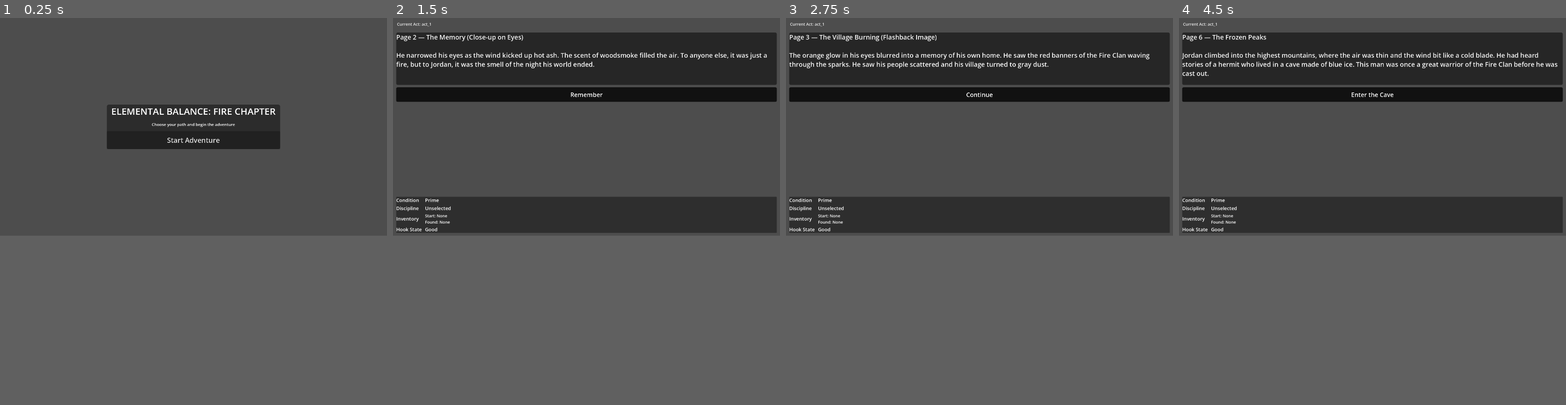
Above: before the commit, frames 1-4 (left to right).
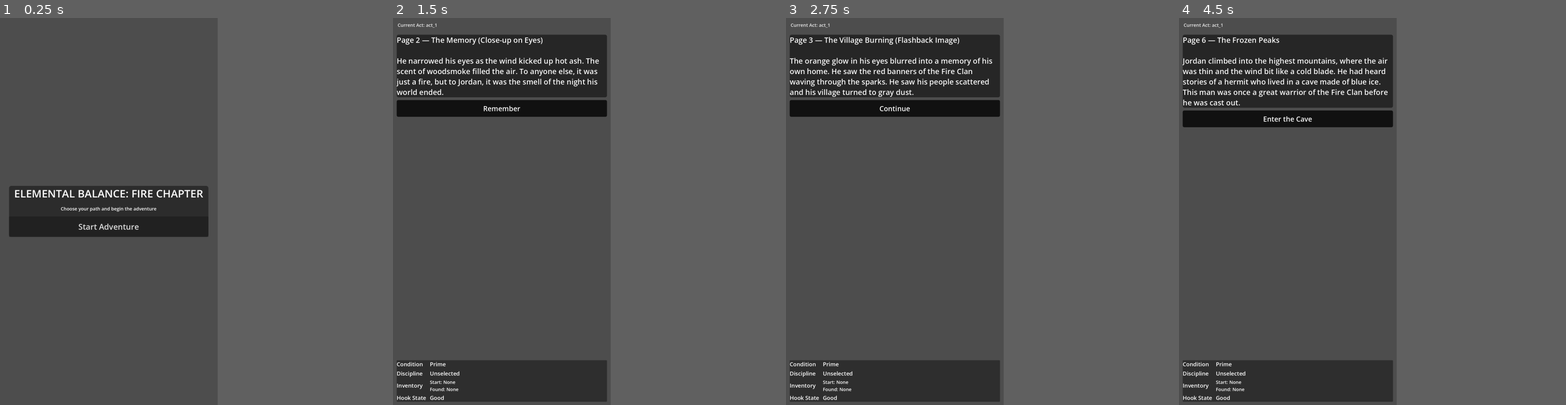
Above: after the commit, the same moments.

Repository: GamerJoe85/Jordan-Ninja-Choose-Your-Own-Adventure
Game: Godot game, scene res://scenes/TitleMenu.tscn
Same seed, same stepped clock (60 frames per second), same inputs: the game is played once before the commit and once after it.
Inputs:
- Up to frame 1 (0.25 s): no input
- Up to frame 2 (1.5 s): click "Start Adventure" at 0.5 s; click "Continue" at 1.25 s
- Up to frame 3 (2.75 s): click "Remember" at 2 s
- Up to frame 4 (4.5 s): click "Continue" at 2.75 s; click "The Vow" at 3.5 s; click "Seek the Exile" at 4.25 s
In our replay, the window is 800x450 before the commit and 450x800 after it. These sizes can differ from the game's own. Grey fills any space a smaller window leaves; there, only what the larger window draws over its background counts as a difference.

The runs differ from the first frame. In frame 1, 12% of the frame differs, in the area x 2-73%, y 22-57%; in frame 2, 27%; in frame 3, 28%; in frame 4, 28%, in the area x 0-100%, y 1-100%.

Commit message:
Restore portrait display and adjust cliffside shockwave routing

Diff:
--- a/data/story_pages.json
+++ b/data/story_pages.json
@@ -731,9 +731,7 @@
         },
         {
           "label": "Climb carefully by hand",
-          "effects": {
-            "change_health": -1
-          },
+          "effects": {},
           "next_page_id": "act2_p19a_walk"
         }
       ]
@@ -1467,15 +1465,12 @@
       "page_id": "act4_p31c_crow",
       "act_id": "act_4",
       "image_path": "res://assets/images/act4_p31c_crow.png",
-      "story_text": "Page 31C \u2014 Ambush in the Crow Tunnel\n\nTwo Fire Clan scouts dropped from above and attacked at once. Jordan fought through the 2v1 ambush, took a hard hit, and forced his way forward to the bridge.",
-      "choices": [
-        {
-          "label": "Continue",
-          "effects": {
-            "change_health": -1,
-            "notice_message": "Two scouts ambushed you in a 2v1 fight. You won, but lost health."
-          },
-          "next_page_id": "act4_p32_bridge"
+      "story_text": "Page 31C \u2014 The Forgotten Passage\n\nJordan found the crow-marked seam in the cliff and pressed through into a forgotten passage. The corridor was unnaturally still\u2014an uneasy calm that felt almost peaceful compared with the battle outside. He moved through without resistance and reached the hidden cavern approach.",
+      "choices": [
+        {
+          "label": "Continue",
+          "effects": {},
+          "next_page_id": "act4_p36_cavern"
         }
       ]
     },
@@ -1671,20 +1666,10 @@
         {
           "label": "Continue",
           "requirements": {
-            "flag_true": "cross_swing",
-            "hook_state_is": "Good"
-          },
-          "effects": {},
-          "next_page_id": "act4_p35a_swing_hold"
-        },
-        {
-          "label": "Continue",
-          "requirements": {
-            "flag_true": "cross_swing",
-            "hook_state_is": "Damaged"
-          },
-          "effects": {},
-          "next_page_id": "act4_p35b_swing_snap"
+            "flag_true": "cross_swing"
+          },
+          "effects": {},
+          "next_page_id": "act4_p35_quake"
         },
         {
           "label": "Continue",
@@ -1740,12 +1725,11 @@
       "page_id": "act4_p35_quake",
       "act_id": "act_4",
       "image_path": "res://assets/images/act4_p35_quake.png",
-      "story_text": "Page 35 \u2014 The Great Quake\n\nThe mountain exploded with a violent shockwave, and Jordan reacted on instinct.",
-      "choices": [
-        {
-          "label": "Continue",
-          "requirements": {
-            "flag_true": "cross_swing",
+      "story_text": "Page 35 \u2014 The Great Quake\n\nJordan was mid-swing above the lava when the shockwave from the sanctum slammed him into a jagged rock wall.",
+      "choices": [
+        {
+          "label": "Continue",
+          "requirements": {
             "hook_state_is": "Damaged"
           },
           "effects": {},
@@ -1754,60 +1738,24 @@
         {
           "label": "Continue",
           "requirements": {
-            "flag_true": "cross_swing",
             "hook_state_is": "Good"
           },
           "effects": {},
           "next_page_id": "act4_p35a_swing_hold"
-        },
-        {
-          "label": "Continue",
-          "requirements": {
-            "flag_true": "cross_ledge_secure"
-          },
-          "effects": {},
-          "next_page_id": "act4_p35c_ledge_reflex"
-        },
-        {
-          "label": "Continue",
-          "requirements": {
-            "flag_true": "cross_ledge",
-            "flag_false": "cross_ledge_secure"
-          },
-          "effects": {
-            "change_health": -1,
-            "notice_message": "You fell into open rock during the ledge collapse and lost health."
-          },
-          "next_page_id": "act4_p35d_ledge_recover"
         }
       ],
       "story_text_variants": [
         {
           "requirements": {
-            "flag_true": "cross_swing",
             "hook_state_is": "Damaged"
           },
-          "text": "Page 35 \u2014 Rope Snap\n\nJordan was on the rope when the blast hit. The damaged line snapped and he dropped into the lava below."
-        },
-        {
-          "requirements": {
-            "flag_true": "cross_swing",
+          "text": "Page 35 \u2014 The Great Quake\n\nThe impact tore through Jordan's damaged line. The rope snapped over open lava."
+        },
+        {
+          "requirements": {
             "hook_state_is": "Good"
           },
-          "text": "Page 35 \u2014 Rope Hold\n\nJordan was on the rope when the blast hit. He held firm, slammed onto solid ground, and stayed alive."
-        },
-        {
-          "requirements": {
-            "flag_true": "cross_ledge_secure"
-          },
-          "text": "Page 35 \u2014 Hidden Chute\n\nAs the ledge collapsed, Jordan controlled the fall and dropped into a hidden chute."
-        },
-        {
-          "requirements": {
-            "flag_true": "cross_ledge",
-            "flag_false": "cross_ledge_secure"
-          },
-          "text": "Page 35 \u2014 Hard Landing\n\nThe ledge collapsed under Jordan. Without enough control, he crashed into open rock below."
+          "text": "Page 35 \u2014 The Great Quake\n\nThe impact rattled Jordan, but his rope held. He kicked off the rock and completed the swing."
         }
       ]
     },
--- a/project.godot
+++ b/project.godot
@@ -10,10 +10,10 @@
 GameState="*res://scripts/singletons/game_state.gd"
 
 [display]
-window/size/viewport_width=1920
-window/size/viewport_height=1080
+window/size/viewport_width=1080
+window/size/viewport_height=1920
 window/stretch/mode="viewport"
 window/stretch/aspect="keep"
-window/stretch/scale=1.0
+window/stretch/scale=1.15
 window/dpi/allow_hidpi=true
-window/handheld/orientation="landscape"
+window/handheld/orientation="sensor"
--- a/update_bundle/data/story_pages.json
+++ b/update_bundle/data/story_pages.json
@@ -731,9 +731,7 @@
         },
         {
           "label": "Climb carefully by hand",
-          "effects": {
-            "change_health": -1
-          },
+          "effects": {},
           "next_page_id": "act2_p19a_walk"
         }
       ]
@@ -1467,15 +1465,12 @@
       "page_id": "act4_p31c_crow",
       "act_id": "act_4",
       "image_path": "res://assets/images/act4_p31c_crow.png",
-      "story_text": "Page 31C \u2014 Ambush in the Crow Tunnel\n\nTwo Fire Clan scouts dropped from above and attacked at once. Jordan fought through the 2v1 ambush, took a hard hit, and forced his way forward to the bridge.",
-      "choices": [
-        {
-          "label": "Continue",
-          "effects": {
-            "change_health": -1,
-            "notice_message": "Two scouts ambushed you in a 2v1 fight. You won, but lost health."
-          },
-          "next_page_id": "act4_p32_bridge"
+      "story_text": "Page 31C \u2014 The Forgotten Passage\n\nJordan found the crow-marked seam in the cliff and pressed through into a forgotten passage. The corridor was unnaturally still\u2014an uneasy calm that felt almost peaceful compared with the battle outside. He moved through without resistance and reached the hidden cavern approach.",
+      "choices": [
+        {
+          "label": "Continue",
+          "effects": {},
+          "next_page_id": "act4_p36_cavern"
         }
       ]
     },
@@ -1671,20 +1666,10 @@
         {
           "label": "Continue",
           "requirements": {
-            "flag_true": "cross_swing",
-            "hook_state_is": "Good"
-          },
-          "effects": {},
-          "next_page_id": "act4_p35a_swing_hold"
-        },
-        {
-          "label": "Continue",
-          "requirements": {
-            "flag_true": "cross_swing",
-            "hook_state_is": "Damaged"
-          },
-          "effects": {},
-          "next_page_id": "act4_p35b_swing_snap"
+            "flag_true": "cross_swing"
+          },
+          "effects": {},
+          "next_page_id": "act4_p35_quake"
         },
         {
           "label": "Continue",
@@ -1740,12 +1725,11 @@
       "page_id": "act4_p35_quake",
       "act_id": "act_4",
       "image_path": "res://assets/images/act4_p35_quake.png",
-      "story_text": "Page 35 \u2014 The Great Quake\n\nThe mountain exploded with a violent shockwave, and Jordan reacted on instinct.",
-      "choices": [
-        {
-          "label": "Continue",
-          "requirements": {
-            "flag_true": "cross_swing",
+      "story_text": "Page 35 \u2014 The Great Quake\n\nJordan was mid-swing above the lava when the shockwave from the sanctum slammed him into a jagged rock wall.",
+      "choices": [
+        {
+          "label": "Continue",
+          "requirements": {
             "hook_state_is": "Damaged"
           },
           "effects": {},
@@ -1754,60 +1738,24 @@
         {
           "label": "Continue",
           "requirements": {
-            "flag_true": "cross_swing",
             "hook_state_is": "Good"
           },
           "effects": {},
           "next_page_id": "act4_p35a_swing_hold"
-        },
-        {
-          "label": "Continue",
-          "requirements": {
-            "flag_true": "cross_ledge_secure"
-          },
-          "effects": {},
-          "next_page_id": "act4_p35c_ledge_reflex"
-        },
-        {
-          "label": "Continue",
-          "requirements": {
-            "flag_true": "cross_ledge",
-            "flag_false": "cross_ledge_secure"
-          },
-          "effects": {
-            "change_health": -1,
-            "notice_message": "You fell into open rock during the ledge collapse and lost health."
-          },
-          "next_page_id": "act4_p35d_ledge_recover"
         }
       ],
       "story_text_variants": [
         {
           "requirements": {
-            "flag_true": "cross_swing",
             "hook_state_is": "Damaged"
           },
-          "text": "Page 35 \u2014 Rope Snap\n\nJordan was on the rope when the blast hit. The damaged line snapped and he dropped into the lava below."
-        },
-        {
-          "requirements": {
-            "flag_true": "cross_swing",
+          "text": "Page 35 \u2014 The Great Quake\n\nThe impact tore through Jordan's damaged line. The rope snapped over open lava."
+        },
+        {
+          "requirements": {
             "hook_state_is": "Good"
           },
-          "text": "Page 35 \u2014 Rope Hold\n\nJordan was on the rope when the blast hit. He held firm, slammed onto solid ground, and stayed alive."
-        },
-        {
-          "requirements": {
-            "flag_true": "cross_ledge_secure"
-          },
-          "text": "Page 35 \u2014 Hidden Chute\n\nAs the ledge collapsed, Jordan controlled the fall and dropped into a hidden chute."
-        },
-        {
-          "requirements": {
-            "flag_true": "cross_ledge",
-            "flag_false": "cross_ledge_secure"
-          },
-          "text": "Page 35 \u2014 Hard Landing\n\nThe ledge collapsed under Jordan. Without enough control, he crashed into open rock below."
+          "text": "Page 35 \u2014 The Great Quake\n\nThe impact rattled Jordan, but his rope held. He kicked off the rock and completed the swing."
         }
       ]
     },
--- a/update_bundle/project.godot
+++ b/update_bundle/project.godot
@@ -10,10 +10,10 @@
 GameState="*res://scripts/singletons/game_state.gd"
 
 [display]
-window/size/viewport_width=1920
-window/size/viewport_height=1080
+window/size/viewport_width=1080
+window/size/viewport_height=1920
 window/stretch/mode="viewport"
 window/stretch/aspect="keep"
-window/stretch/scale=1.0
+window/stretch/scale=1.15
 window/dpi/allow_hidpi=true
-window/handheld/orientation="landscape"
+window/handheld/orientation="sensor"
Not shown, changed: update_bundle/BUNDLE_VERSION.txt
Not shown, changed: update_bundle/MANIFEST.sha256
